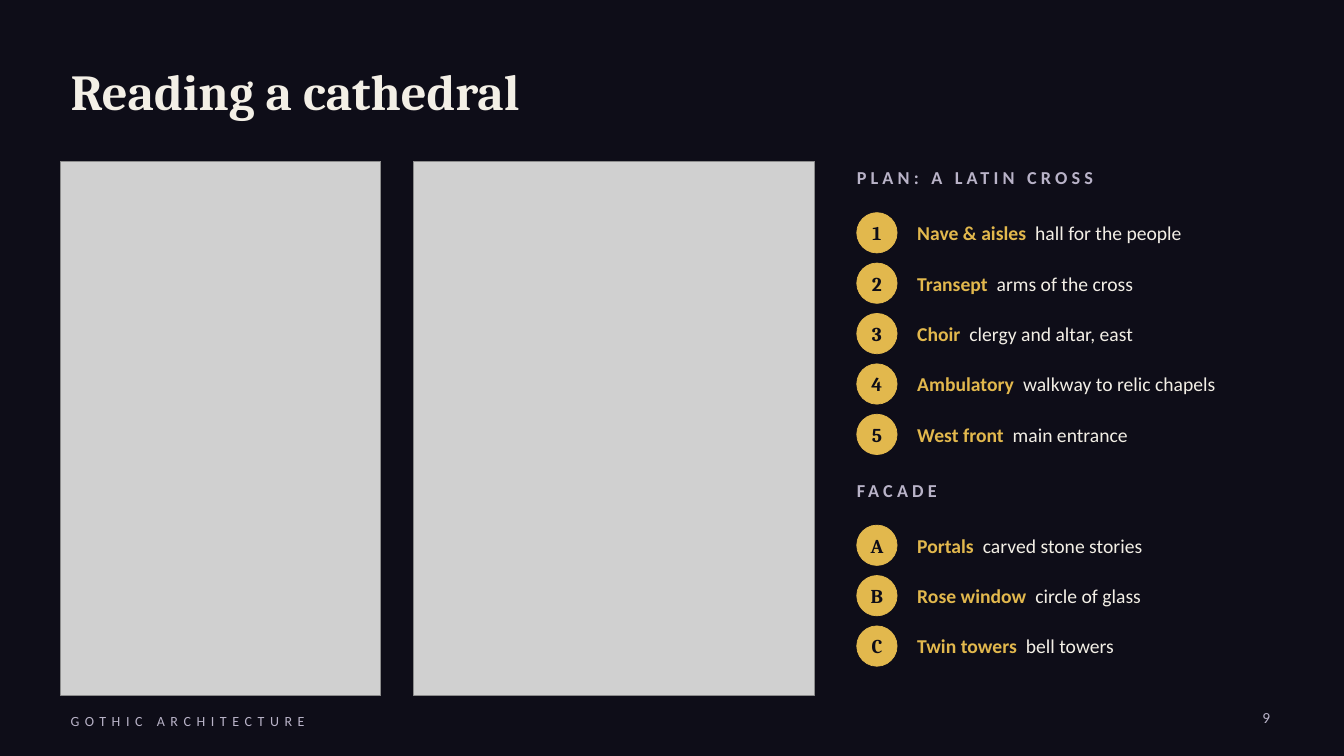
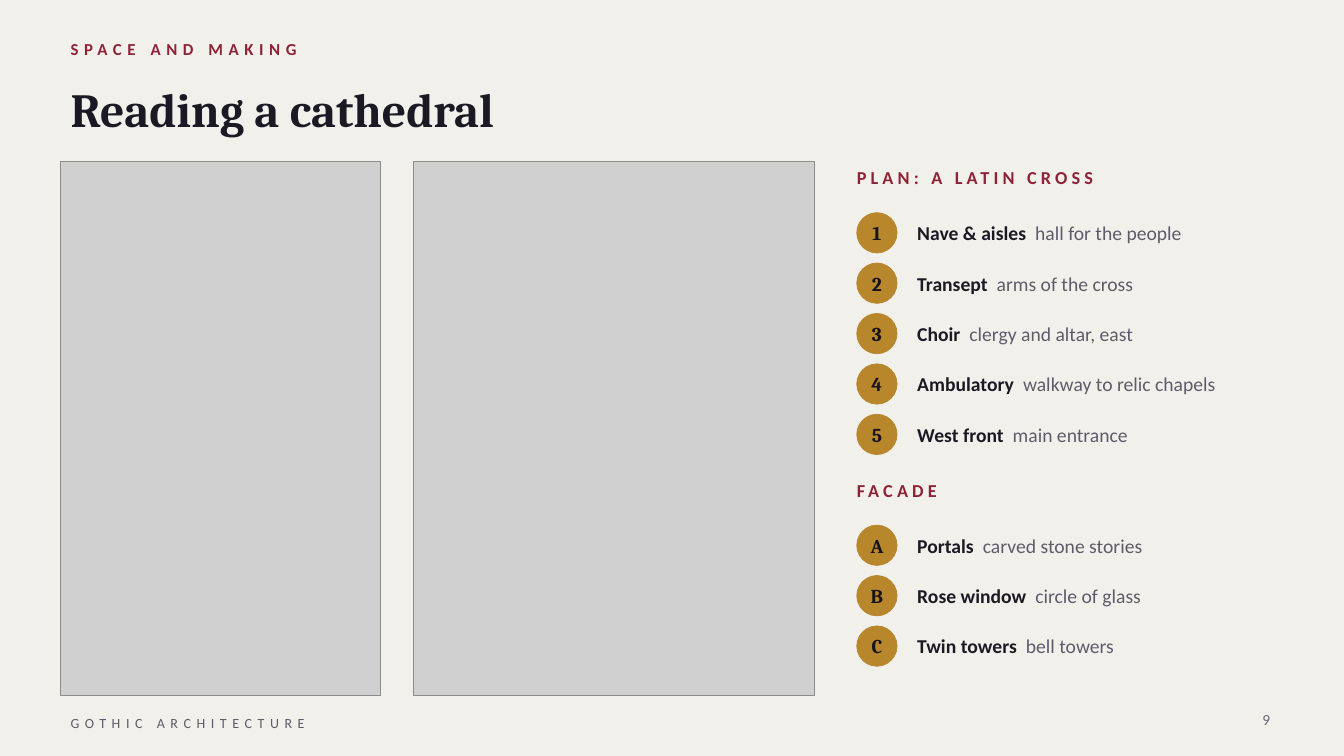
Before and after one commit to RostomKaroui/Claude, a slide deck: slide 9 of gothic-architecture/Gothic_Architecture.pptx. Drawn at 1344x756 pixels with LibreOffice and Linux fonts; fonts in the diff are those of the drawing; grey boxes stand for pictures; background and template pictures are left out. Boxes give left, top, right and bottom in pixels: in the first picture for what was removed or moved away, otherwise in the second. Text is boxed around its words. In the diff, an @@ line names an element or a change of style, - is before the commit and + after.

```diff
--- a/gothic-architecture/Gothic_Architecture.pptx
+++ b/gothic-architecture/Gothic_Architecture.pptx
@@ background picture (left out) to #F2F0EB @@
@@ text added at (71, 44, 296, 55), 12 pt, text #8E2236, bold @@
+SPACE AND MAKING
@@ title "Reading a cathedral": place and size @@
-title "Reading a cathedral" at (71, 75, 520, 121)
+title "Reading a cathedral" at (71, 94, 494, 138)
@@ title "Reading a cathedral" at (71, 94, 494, 138): size 36 to 34 pt, text colour #F3EFE6 to #1B1A24 @@
@@ text "PLAN: A LATIN CROSS" at (882, 172, 893, 184): text colour #B9B3C8 to #8E2236 @@
@@ text "Nave & aisles hall for ..." at (917, 226, 1182, 243): text colour #E2B84D to #1B1A24 in "Nave & aisles"; text colour #F3EFE6 to #5F5B6B in "hall for the people" @@
@@ text "Transept arms of the cross" at (917, 277, 1134, 294): text colour #E2B84D to #1B1A24 in "Transept"; text colour #F3EFE6 to #5F5B6B in "arms of the cross" @@
@@ text "Choir clergy and altar, east" at (917, 327, 1133, 345): text colour #E2B84D to #1B1A24 in "Choir"; text colour #F3EFE6 to #5F5B6B in "clergy and altar, east" @@
@@ text "Ambulatory walkway to relic chapels" at (917, 377, 1215, 394): text colour #E2B84D to #1B1A24 in "Ambulatory"; text colour #F3EFE6 to #5F5B6B in "walkway to relic chapels" @@
@@ text "West front main entrance" at (917, 428, 1128, 442): text colour #E2B84D to #1B1A24 in "West front"; text colour #F3EFE6 to #5F5B6B in "main entrance" @@
@@ text "FACADE" at (857, 479, 1280, 514): text colour #B9B3C8 to #8E2236 @@
@@ text "Portals carved stone stories" at (917, 539, 1142, 553): text colour #E2B84D to #1B1A24 in "Portals"; text colour #F3EFE6 to #5F5B6B in "carved stone stories" @@
@@ text "Rose window circle of glass" at (917, 589, 1140, 607): text colour #E2B84D to #1B1A24 in "Rose window"; text colour #F3EFE6 to #5F5B6B in "circle of glass" @@
@@ text colour #0E0D18 to #14131C in 8 elements at (872, 227, 881, 240), (872, 277, 882, 291), (872, 327, 882, 341), (871, 377, 882, 391), (872, 429, 882, 442), (871, 540, 884, 553), (871, 590, 883, 603), (872, 640, 883, 653) @@
@@ fill #E2B84D to #B8862B; outline #E2B84D 0.5 pt to #B8862B 0.5 pt in 8 elements at (857, 213, 897, 253), (857, 263, 897, 303), (857, 314, 897, 354), (857, 364, 897, 404), (857, 414, 897, 455), (857, 525, 897, 566), (857, 576, 897, 616), (857, 626, 897, 666) @@
@@ text "Twin towers bell towers" at (917, 639, 1114, 653): text colour #E2B84D to #1B1A24 in "Twin towers"; text colour #F3EFE6 to #5F5B6B in "bell towers" @@
@@ text "GOTHIC ARCHITECTURE" at (71, 719, 143, 728): text colour #B9B3C8 to #5F5B6B @@
@@ page number at (1262, 715, 1270, 725): text colour #B9B3C8 to #6B6877 @@
```
Also in this commit, not shown: 13 other slides changed, 2 other files.
